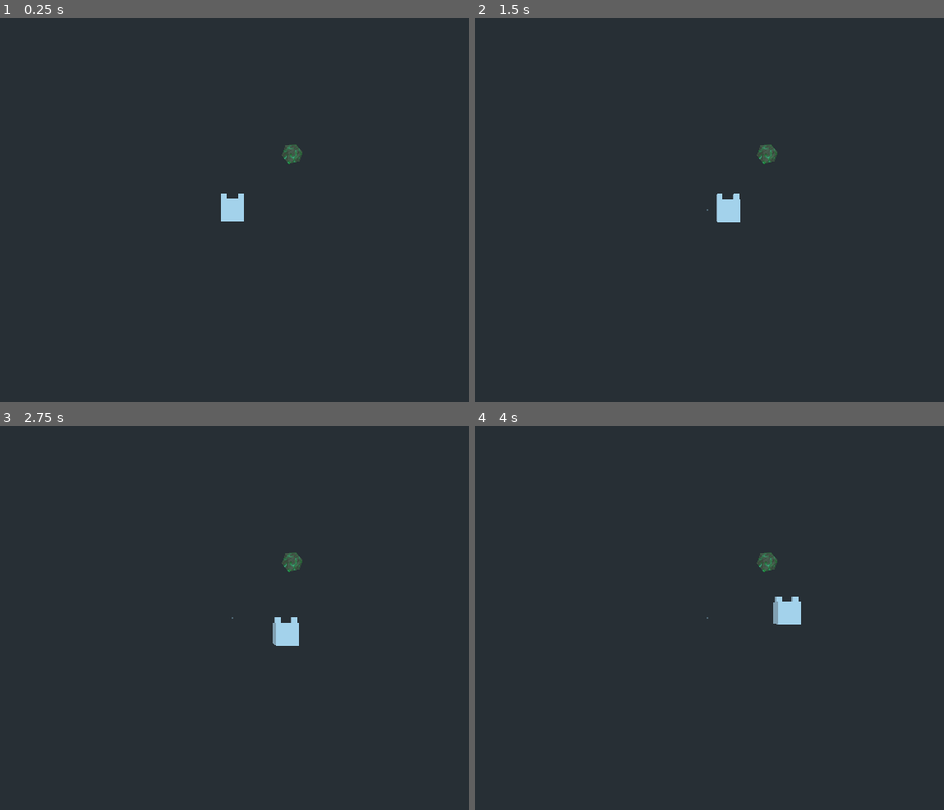
Above: before the commit, frames 1-4 (two rows, left to right).
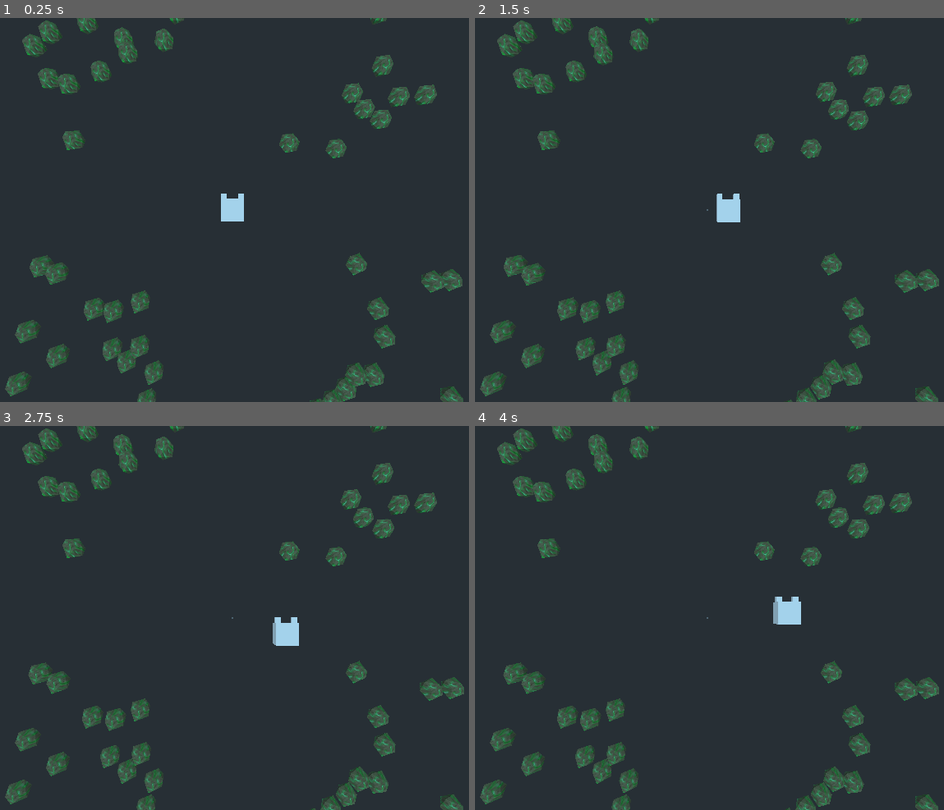
Above: after the commit, the same moments.

Repository: Fl0xy/Ludum_Dare_50
Game: Godot game, scene res://main3d.tscn
Two runs of this game, one before a commit and one after it. Both use one fixed random seed, a clock stepped at 60 frames per second and the inputs below.
Inputs:
- Up to frame 1 (0.25 s): no input
- Up to frame 2 (1.5 s): tap Enter (ui_accept) at 0.5, 0.77 s; hold Right (ui_right) 0.53-1.28 s; hold Down (ui_down) from 1.28 s (still down)
- Up to frame 3 (2.75 s): tap Enter (ui_accept) at 1.52 s; release Down (ui_down) at 2.03 s; hold Right (ui_right) from 2.03 s (still down)
- Up to frame 4 (4 s): release Right (ui_right) at 2.78 s; hold Up (ui_up) 2.78-3.53 s; tap Enter (ui_accept) at 3.02, 3.77 s; hold Left (ui_left) from 3.53 s (still down)

The runs differ from the first frame. In frame 1, 7.1% of the frame differs, in the area x 1-99%, y 0-100%; in frame 2, 7.2%; in frame 3, 7.2%; in frame 4, 7.2%.

Commit message:
added asteroid_placer

Diff:
--- /dev/null
+++ b/asteroid_placer.gd
@@ -0,0 +1,49 @@
+extends Node
+
+export(NodePath) var root_path: NodePath
+export(float) var max_distance: float
+export(float) var min_distance: float
+export(int) var count: int
+export(Array, PackedScene) var assets
+export(Array, float) var ratios
+
+func spawn():
+	if !get_node(root_path) is Spatial:
+		printerr("Root not has to be Spatial")
+		return
+	if assets.size() == 0:
+		printerr("No Assets set")
+		return
+	if assets.size() != ratios.size():
+		printerr("Assets and Ratios need to be the same size")
+		return
+	if count < 0:
+		printerr("count needs to be positive")
+		return
+	randomize()
+	var root_node: Spatial = get_node(root_path)
+	var max_ratio: float = 0
+	for i in ratios:
+		max_ratio += i
+
+	for i in count:
+		var random_type = rand_range(0, max_ratio)
+		var asteroid: Spatial = null
+		for x in assets.size():
+			if random_type < ratios[x]:
+				asteroid = assets[x].instance()
+				break
+			else:
+				random_type - ratios[i]
+		if asteroid == null:
+			printerr("this should not happen")
+			return
+
+		root_node.add_child(asteroid)
+		var x: float = rand_range(min_distance, max_distance)
+		if randi() % 2 == 0:
+			x = -x
+		var z: float = rand_range(min_distance, max_distance)
+		if randi() % 2 == 0:
+			z = -z
+		asteroid.translate(Vector3(x,0,z))
--- /dev/null
+++ b/asteroid_placer.tscn
@@ -0,0 +1,6 @@
+[gd_scene load_steps=2 format=2]
+
+[ext_resource path="res://asteroid_placer.gd" type="Script" id=1]
+
+[node name="asteroid_placer" type="Node"]
+script = ExtResource( 1 )
--- /dev/null
+++ b/main3d.gd
@@ -0,0 +1,15 @@
+extends Spatial
+
+
+# Declare member variables here. Examples:
+# var a = 2
+# var b = "text"
+
+
+# Called when the node enters the scene tree for the first time.
+func _ready():
+	call_deferred("spawn_helper")
+
+
+func spawn_helper():
+	$asteroid_placer.spawn()
--- a/main3d.tscn
+++ b/main3d.tscn
@@ -1,11 +1,14 @@
-[gd_scene load_steps=4 format=2]
+[gd_scene load_steps=6 format=2]
 
 [ext_resource path="res://ship/ship.tscn" type="PackedScene" id=1]
 [ext_resource path="res://assets/energy_asteroid.tscn" type="PackedScene" id=2]
+[ext_resource path="res://main3d.gd" type="Script" id=3]
+[ext_resource path="res://asteroid_placer.tscn" type="PackedScene" id=4]
 
 [sub_resource type="CubeMesh" id=1]
 
 [node name="main3d" type="Spatial"]
+script = ExtResource( 3 )
 
 [node name="Camera" type="Camera" parent="."]
 transform = Transform( -4.37114e-08, 1, 4.37114e-08, 0, -4.37114e-08, 1, 1, 4.37114e-08, 1.91069e-15, 0, 25, 0 )
@@ -16,14 +19,16 @@
 
 [node name="ship" parent="." instance=ExtResource( 1 )]
 
-[node name="energy_asteroid" parent="." instance=ExtResource( 2 )]
-transform = Transform( 1, 0, 0, 0, 1, 0, 0, 0, 1, 5.01363, 0, 5.44169 )
-axis_lock_linear_y = true
-axis_lock_angular_x = true
-axis_lock_angular_z = true
-
 [node name="ground" type="MeshInstance" parent="."]
 transform = Transform( 1000, 0, 0, 0, 1, 0, 0, 0, 1000, 0, -10, 0 )
 visible = false
 mesh = SubResource( 1 )
 material/0 = null
+
+[node name="asteroid_placer" parent="." instance=ExtResource( 4 )]
+root_path = NodePath("..")
+max_distance = 20.0
+min_distance = 5.0
+count = 50
+assets = [ ExtResource( 2 ) ]
+ratios = [ 1.0 ]
